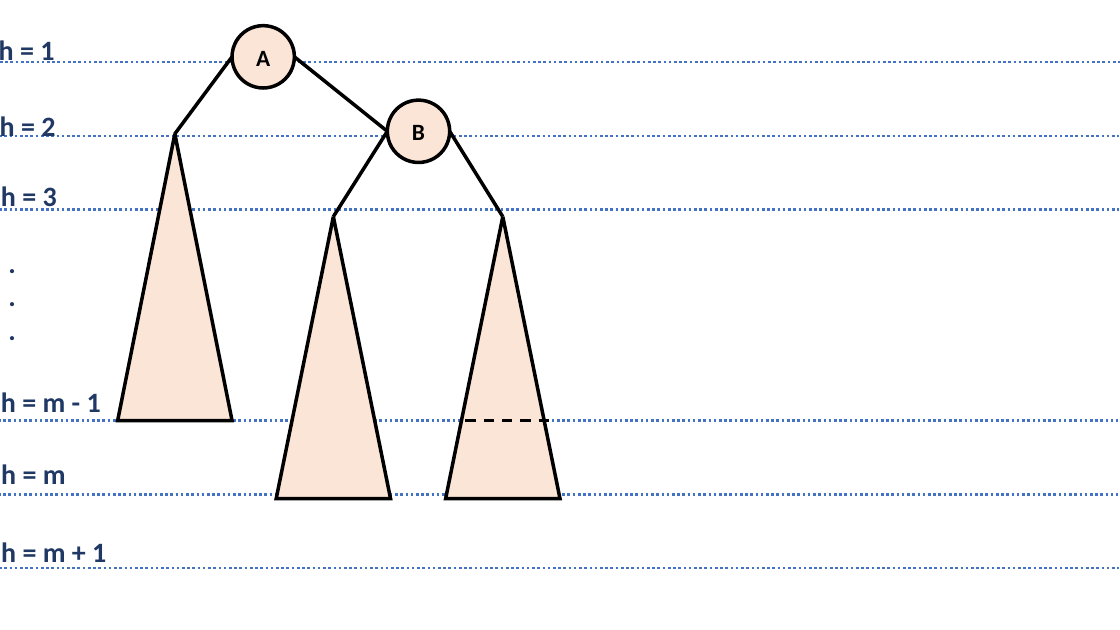
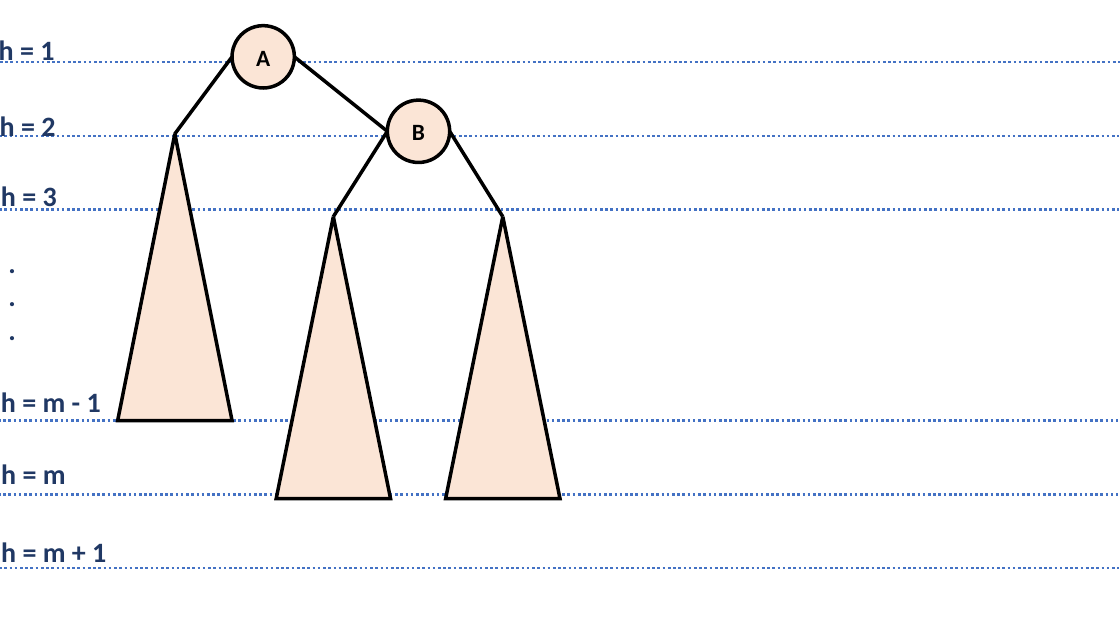
Before and after one commit to brown-csci0200/brown-csci0200.github.io, a slide deck: slide 7 of assets/lectures/31avl/balance_bsts.pptx. Drawn at 1120x630 pixels with LibreOffice and Linux fonts; fonts in the diff are those of the drawing. Boxes give left, top, right and bottom in pixels: in the first picture for what was removed or moved away, otherwise in the second. Text is boxed around its words. In the diff, an @@ line names an element or a change of style, - is before the commit and + after.

```diff
--- a/assets/lectures/31avl/balance_bsts.pptx
+++ b/assets/lectures/31avl/balance_bsts.pptx
@@ line removed from (465, 421) to (549, 421) @@
```
Also in this commit, not shown: 1 other slide changed, 1 other file.
